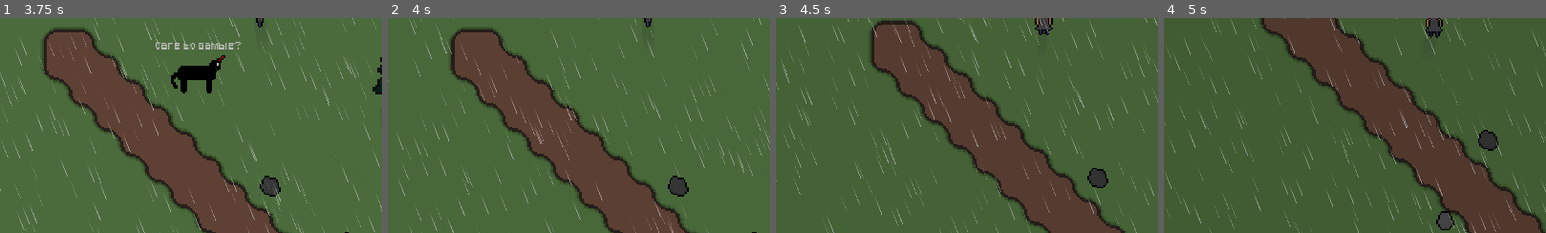
Above: before the commit, frames 1-4 (left to right).
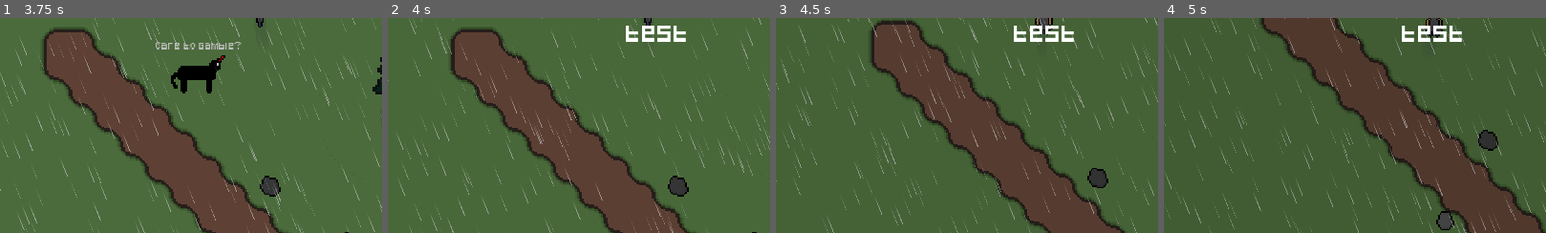
Above: after the commit, the same moments.

Repository: StormLight14/nightfall-mirror
Game: Godot game, scene res://ui/menus/main/main_menu.tscn
Two runs of this game, one before a commit and one after it. Both use one fixed random seed, a clock stepped at 60 frames per second and the inputs below.
Inputs (mouse positions are % of the whole screen's width and height, from its top left):
- Up to frame 1 (3.75 s): click "Start Game" at 0.5 s; tap Enter at 1.25 s; move the mouse to (45, 70) at 1.27 s; hold W (up) 1.28-2.78 s; tap E (interact) at 1.35, 2.3, 3.05 s; move the mouse to (80, 65) at 2.02 s; tap 1 (hotbar1) at 2.1 s; move the mouse to (20, 35) at 2.77 s; hold A (left) from 2.78 s (still down); tap 2 (hotbar2) at 2.85 s; move the mouse to (55, 50) at 3.52 s; tap 3 (hotbar3) at 3.6 s
- Up to frame 2 (4 s): keep holding A (left); tap E (interact) at 3.8 s
- Up to frame 3 (4.5 s): move the mouse to (35, 25) at 4.27 s; release A (left) at 4.28 s; hold S (down) from 4.28 s (still down); tap 4 (hotbar4) at 4.35 s
- Up to frame 4 (5 s): keep holding S (down); tap E (interact) at 4.55 s
The pictures show only the part of the screen within x 15-65%, y 47-97%; the shares and areas given below are measured in that part.

Frame 1 is identical in both runs. In frame 2, 0.8% of the frame differs, in the area x 62-78%, y 3-12%; in frame 3, 0.8%; in frame 4, 0.8%.

Commit message:
make GambleUI child of GameUI rather than EvilUnicorn

Diff:
--- a/entities/evil_unicorn/evil_unicorn.gd
+++ b/entities/evil_unicorn/evil_unicorn.gd
@@ -11,7 +11,7 @@
 
 	if Input.is_action_just_pressed("interact") && can_interact:
 		$Dialogue.text = "Have fun."
-		%GambleUI.visible = true
+		Signals.show_gamble_ui.emit()
 		start_despawn()
 
 func start_despawn() -> void:
--- a/entities/evil_unicorn/evil_unicorn.tscn
+++ b/entities/evil_unicorn/evil_unicorn.tscn
@@ -1,7 +1,6 @@
-[gd_scene load_steps=5 format=3 uid="uid://7rm38r62ddlr"]
+[gd_scene load_steps=4 format=3 uid="uid://7rm38r62ddlr"]
 
 [ext_resource type="Script" path="res://entities/evil_unicorn/evil_unicorn.gd" id="1_1nl76"]
-[ext_resource type="PackedScene" uid="uid://djnx5is5oqurx" path="res://ui/gamble_ui.tscn" id="2_mhypt"]
 [ext_resource type="Texture2D" uid="uid://cbb7hkmoomyjd" path="res://entities/evil_unicorn/evil_unicorn_static.png" id="2_nquhj"]
 
 [sub_resource type="CircleShape2D" id="CircleShape2D_dhkj0"]
@@ -9,13 +8,6 @@
 
 [node name="EvilUnicorn" type="CharacterBody2D"]
 script = ExtResource("1_1nl76")
-
-[node name="CanvasLayer" type="CanvasLayer" parent="."]
-
-[node name="GambleUI" parent="CanvasLayer" instance=ExtResource("2_mhypt")]
-unique_name_in_owner = true
-process_mode = 3
-visible = false
 
 [node name="Sprite2D" type="Sprite2D" parent="."]
 texture = ExtResource("2_nquhj")
--- a/entities/player/player.gd
+++ b/entities/player/player.gd
@@ -10,6 +10,7 @@
 
 func _ready() -> void:
 	$AnimatedSprite2D.play("static_down")
+	Signals.show_gamble_ui.connect(show_gamble_ui)
 
 func _physics_process(delta: float) -> void:
 	movement(delta)
@@ -125,3 +126,7 @@
 
 func _on_go_menu_timer_timeout() -> void:
 	get_tree().change_scene_to_file("res://ui/menus/main/main_menu.tscn")
+
+func show_gamble_ui() -> void:
+	if not %Inventory.visible:
+		%GambleUI.visible = true
--- a/entities/player/player.tscn
+++ b/entities/player/player.tscn
@@ -8,6 +8,7 @@
 [ext_resource type="PackedScene" uid="uid://dwqj00t0hm3mp" path="res://ui/inventory/hotbar.tscn" id="4_iq7yn"]
 [ext_resource type="Texture2D" uid="uid://cwcxp6biq5lt1" path="res://entities/player/player_up.png" id="5_t62uw"]
 [ext_resource type="PackedScene" uid="uid://cik4vnx1ai6jm" path="res://ui/nights_survived.tscn" id="8_0ob6a"]
+[ext_resource type="PackedScene" uid="uid://djnx5is5oqurx" path="res://ui/gamble_ui.tscn" id="9_nuuaq"]
 
 [sub_resource type="Gradient" id="Gradient_vxpyq"]
 interpolation_mode = 2
@@ -154,6 +155,10 @@
 
 [node name="NightsSurvived" parent="GameUI" instance=ExtResource("8_0ob6a")]
 
+[node name="GambleUI" parent="GameUI" instance=ExtResource("9_nuuaq")]
+unique_name_in_owner = true
+visible = false
+
 [node name="LightOccluder2D" type="LightOccluder2D" parent="."]
 light_mask = 2
 visibility_layer = 2
--- a/globals/Player.gd
+++ b/globals/Player.gd
@@ -38,7 +38,6 @@
 
 	print("WARNING: no space available in inventory.")
 
-
 func _add_to_inventory_slot(slot_index: int, amount: int) -> void:
 	var item_data = inventory[slot_index][0]
 	var current_amount = inventory[slot_index][1]
--- a/globals/Signals.gd
+++ b/globals/Signals.gd
@@ -8,3 +8,4 @@
 signal turning_day(time: float)
 signal turning_night(time: float)
 signal fade_completed(type: String) # "fade_in", "fade_out", "player_died"
+signal show_gamble_ui
--- a/ui/gamble_ui.tscn
+++ b/ui/gamble_ui.tscn
@@ -18,4 +18,5 @@
 
 [node name="Label" type="Label" parent="CenterContainer"]
 layout_mode = 2
+theme_override_font_sizes/font_size = 10
 text = "test"
Not shown: 1 places in entities/player/player.tscn that only renumber resources
